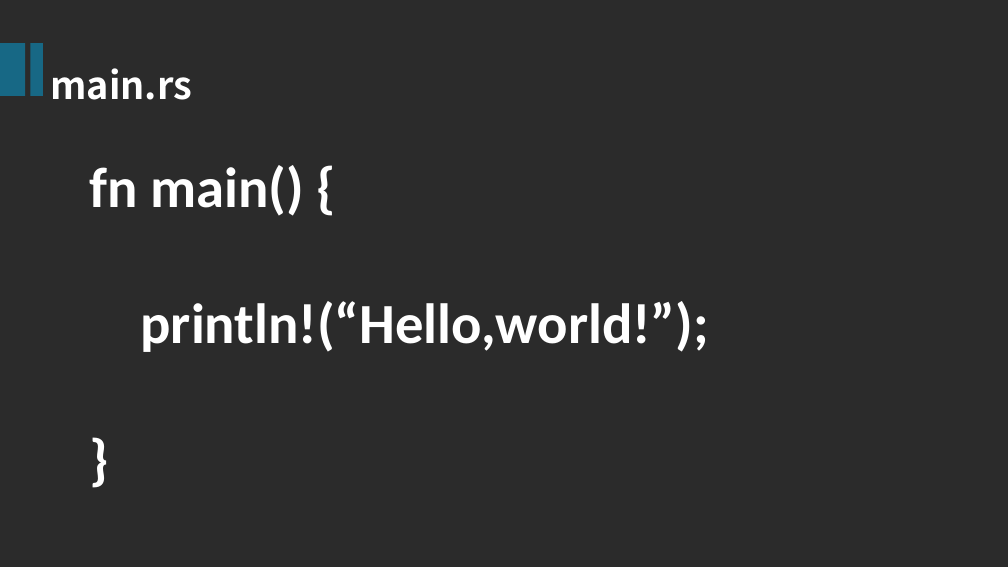
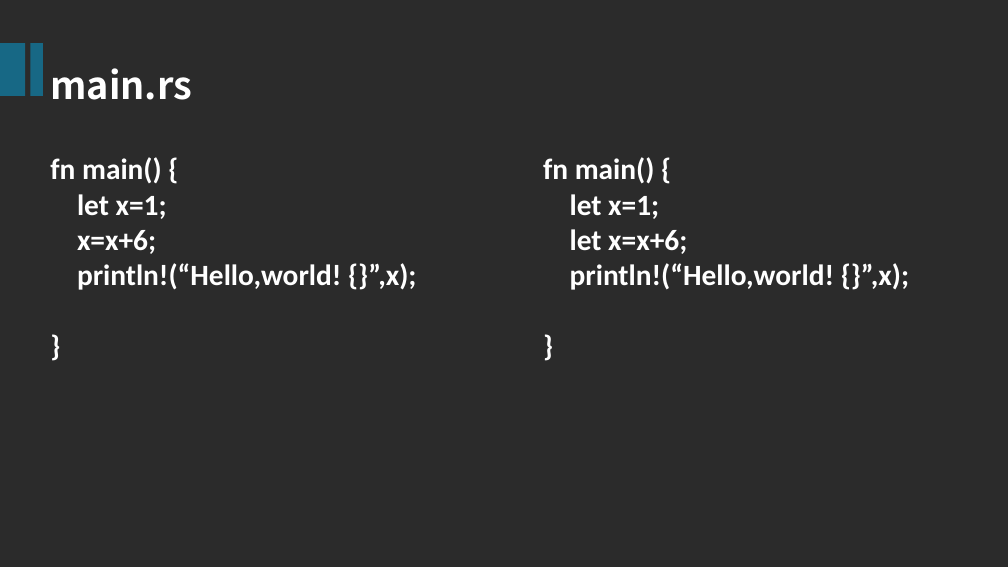
Before and after one commit to SingASongForU/grpc-demo, a slide deck: slide 8 of gRPC培训-1.0.pptx. Drawn at 1008x567 pixels with LibreOffice and Linux fonts; fonts in the diff are those of the drawing; background and template pictures are left out; a plain dark background stands for a picture behind light text. Boxes give left, top, right and bottom in pixels: in the first picture for what was removed or moved away, otherwise in the second. Text is boxed around its words. In the diff, an @@ line names an element or a change of style, - is before the commit and + after.

Commit message:
ppt main method changed

```diff
--- a/gRPC培训-1.0.pptx
+++ b/gRPC培训-1.0.pptx
@@ text "fn main() {" moved from (x1=89, y1=165, x2=709, y2=352) to (x1=50, y1=157, x2=416, y2=290) @@
@@ text at (x1=50, y1=157, x2=162, y2=183): size 54 to 28 pt in "fn main() {", "}" @@
@@ text added at (x1=543, y1=157, x2=909, y2=290), 28 pt, text #FFFFFF, bold @@
+fn main() {
+let x=1;
+let x=x+6;
+println!(“Hello,world! {}”,x);
+}
@@ text at (x1=77, y1=194, x2=416, y2=290): text changed; size 54 to 28 pt @@
-println!(“Hello,world!”);
+let x=1;
+x=x+6;
+println!(“Hello,world! {}”,x);
```
